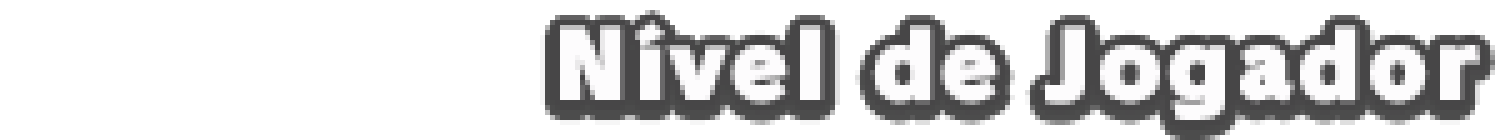
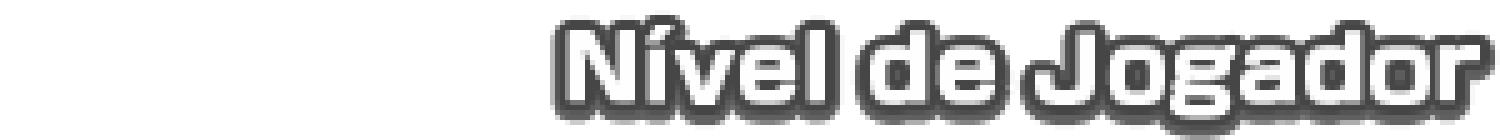
Revision of a layered (1500, 140) image; what changed, layer by layer:
added layer "RANK_TXT" above "Nível de Jogador" over [550, 10, 1500, 140]
hid "Nível de Jogador" over [560, 20, 1480, 120]
